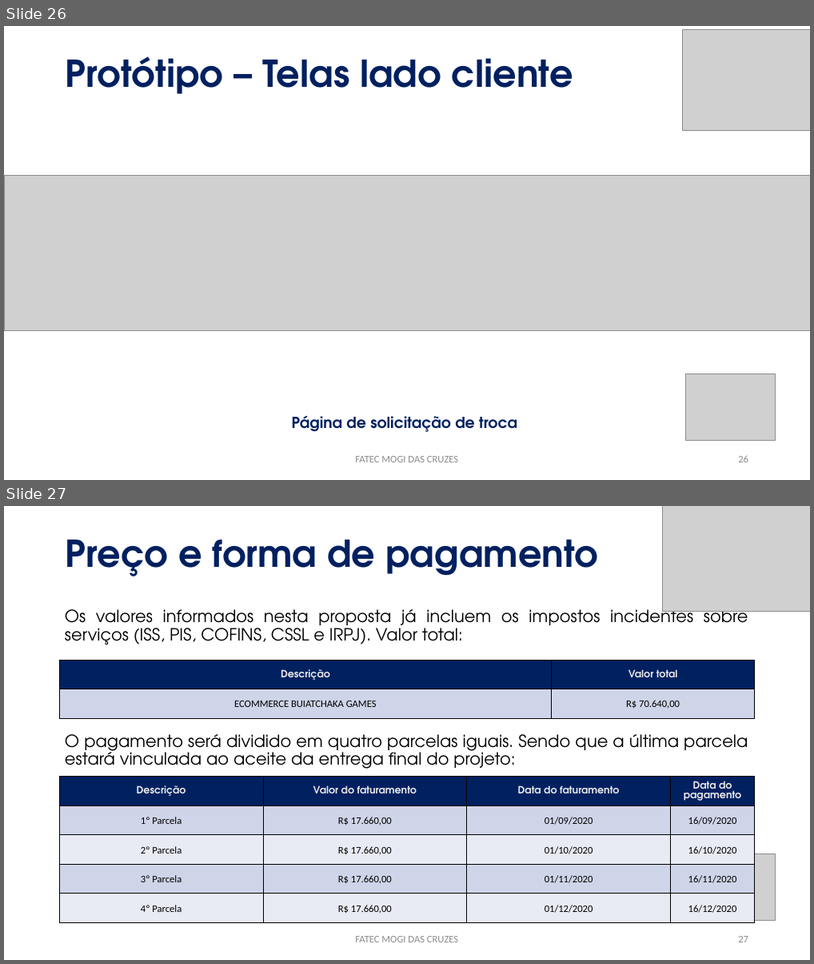
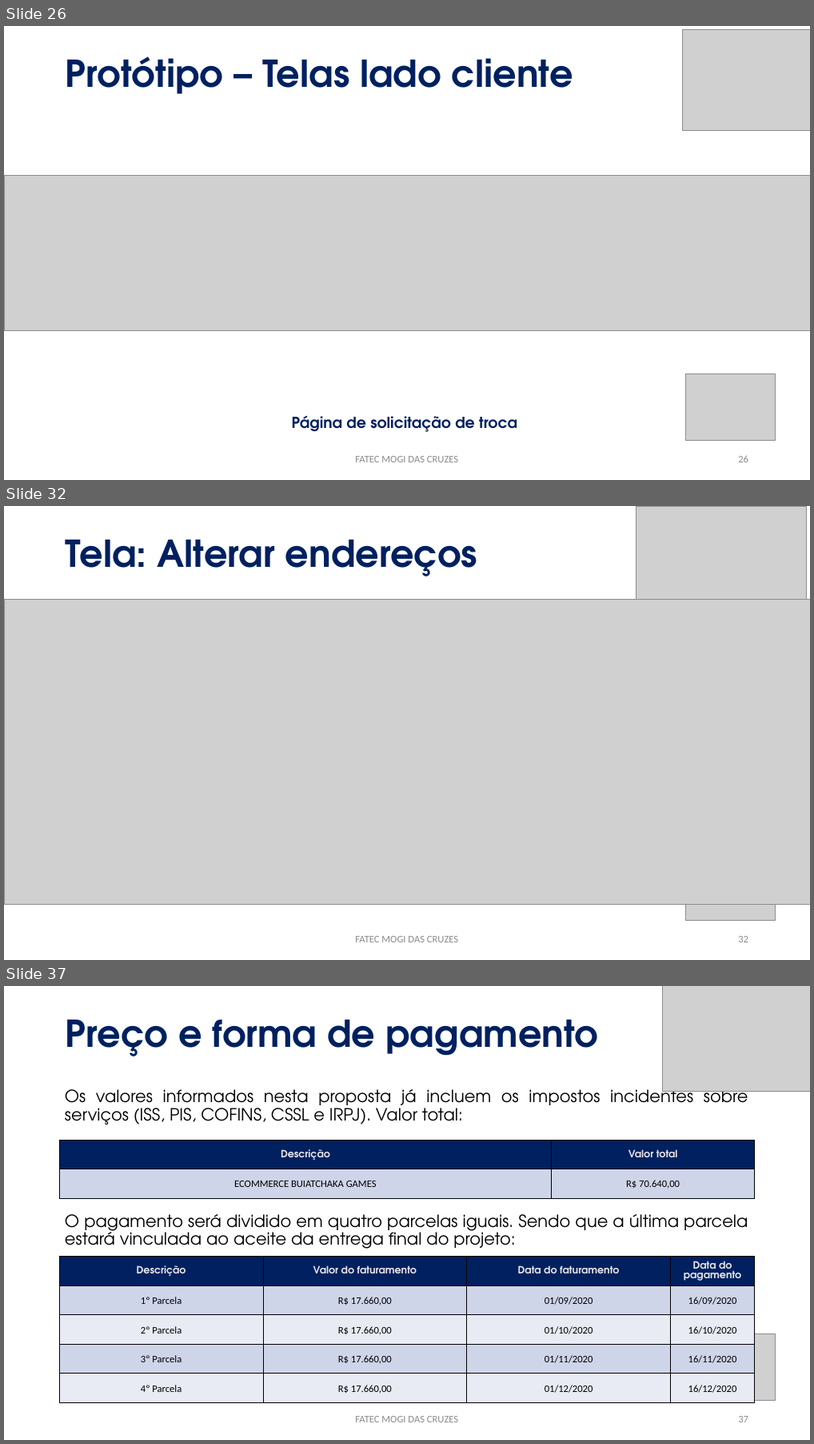
Before and after one commit to PabloLuiz1/buiatchaka-jogos, a slide deck: APRESENTAÇÃO.pptx. Shown one above the other, each under a label of ours: slides 26 and 27 before the commit, slides 26, 32 and 37 after it; the slides between them are not shown. The pictures are 814x964 and 814x1444 pixels, drawn with LibreOffice and Linux fonts; fonts in the diff are those of the drawing; grey boxes stand for pictures. Boxes give left, top, right and bottom in pixels: in the first picture for what was removed or moved away, otherwise in the second. Text is boxed around its words. In the diff, an @@ line names an element or a change of style, - is before the commit and + after.

Commit message:
create: iniciando desenvolvimento da entrega de CRUD de venda (tela principal de produtos na visão de administrador)

```diff
--- a/APRESENTAÇÃO.pptx
+++ b/APRESENTAÇÃO.pptx
@@ slide 32 added at <box>4,506,810,960</box>, background #FFFFFF @@
@@ picture added at <box>637,506,806,612</box> @@
@@ title added at <box>66,540,478,576</box>, 44 pt, text #002060, bold @@
+Tela: Alterar endereços
@@ picture added at <box>4,599,810,904</box> @@
@@ picture added at <box>686,853,776,920</box> @@
@@ text added at <box>355,936,458,942</box>, 12 pt, text #8C8C8C @@
+FATEC MOGI DAS CRUZES
@@ page number added at <box>738,936,749,942</box>, 12 pt, text #8C8C8C @@
+32
@@ what was slide 27 is now slide 37 @@
```
Also in this commit, not shown: 1 slide changed, 9 other slides added, 58 other files.
